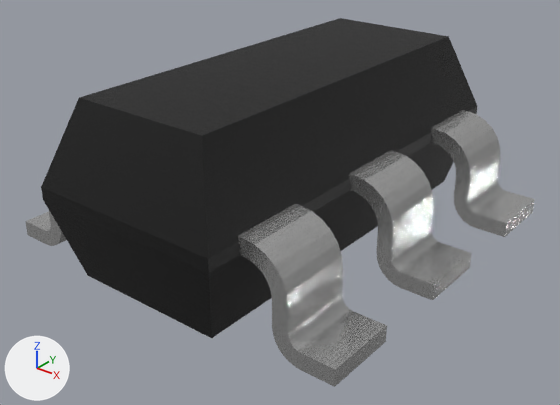
Renders of the Blender file blender-models/tsot23-6/TSOT23-6.blend from each side of a commit.
The view is the same before and after, from a 50 mm lens placed at (2.9, -3.63, 2.39), pointed at (0.12, -0.15, 0.23). Every picture has the same lights, and +X, +Y and +Z are marked at lower left. The older version comes first.

The older version as bpy lines, for what is in view:
```python
me_shape_9_indexedfaceset_025 = bpy.data.meshes.new('SHAPE_9_IndexedFaceSet.025')
me_shape_9_indexedfaceset_025.from_pydata(...)  # 412 vertices, 820 faces; spans x -1.15..1.27, y -1.4..1.39, z 0.0..1.09
# faces by material slot: [76, 744]
me_shape_9_indexedfaceset_025.materials.append(mat_chip_enclosure)
me_shape_9_indexedfaceset_025.materials.append(mat_metal_pins_simple)
ob_shape_9_indexedfaceset = bpy.data.objects.new('SHAPE_9_IndexedFaceSet', me_shape_9_indexedfaceset_025)
ob_shape_9_indexedfaceset.location = (0.0, 0.0, 0.0)
```
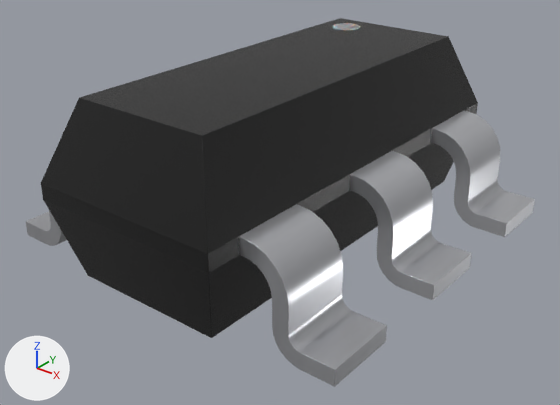
What differs and where, as boxes [x1, y1, x2, y2] in the pictures (560 x 405 px):
```json
{"object": "SHAPE_9_IndexedFaceSet", "change": "reshaped", "before": [25, 18, 535, 387], "after": [26, 18, 535, 387]}
{"part": 1, "of": "me_shape_9_indexedfaceset_025", "change": "added", "after": [332, 23, 360, 30]}
{"part": 2, "of": "me_shape_9_indexedfaceset_025", "change": "built on", "before": [41, 38, 477, 273], "after": [41, 37, 478, 273]}
{"part": 3, "of": "me_shape_9_indexedfaceset_025", "change": "recoloured", "before": [48, 133, 477, 387], "after": [48, 133, 477, 387]}
```

The change, as JSON lines over the scene's bpy script:
```json
{"op": "add", "block": "mat_white_markings", "code": ["mat_white_markings = bpy.data.materials.new('white_markings')", "# nodes: BsdfPrincipled, Bump, Mapping, Mix, OutputMaterial, TexCoord, TexNoise, ValToRGB", "# colours: grey #8b8b8b, light grey #d0d0d0, grey #898989"]}
{"op": "add", "block": "mat_metal_pins", "code": ["mat_metal_pins = bpy.data.materials.new('metal_pins')", "# nodes: BsdfPrincipled, Bump, Mapping, Mix, OutputMaterial, TexCoord, TexNoise", "# colours: white #f8faff, dark grey #656367"]}
{"op": "add", "block": "mat_plastic_chip", "code": ["mat_plastic_chip = bpy.data.materials.new('plastic_chip')", "# nodes: BsdfPrincipled, Bump, OutputMaterial, TexNoise", "# colours: black #181818"]}
{"block": "me_shape_9_indexedfaceset_025", "where": "# used by ob_shape_9_indexedfaceset; location = (0.0, 0.0, 0.0)"}
{"op": "remove", "block": "me_shape_9_indexedfaceset_025", "code": "me_shape_9_indexedfaceset_025.from_pydata(...)  # 412 vertices, 820 faces; spans x -1.15..1.27, y -1.4..1.39, z 0.0..1.09"}
{"op": "remove", "block": "me_shape_9_indexedfaceset_025", "code": "me_shape_9_indexedfaceset_025.materials.append(mat_chip_enclosure)"}
{"op": "add", "block": "me_shape_9_indexedfaceset_025", "code": "me_shape_9_indexedfaceset_025.from_pydata(...)  # 548 vertices, 1064 faces; spans x -1.15..1.27, y -1.4..1.39, z 0.0..1.1"}
{"block": "me_shape_9_indexedfaceset_025", "change": "me_shape_9_indexedfaceset_025 part 1: a new loose piece, a 32-sided cylinder along z spanning x -0.3..-0.1, y 0.9..1.1, z 0.9..1.1, in mat_white_markings"}
{"block": "me_shape_9_indexedfaceset_025", "change": "me_shape_9_indexedfaceset_025 part 2: 16 vertices removed from x -0.58..0.69, y -1.4..1.39, z 0.58; 88 vertices added at x -0.58..0.69, y -1.4..1.39, z 0.51..0.61"}
{"block": "me_shape_9_indexedfaceset_025", "change": "me_shape_9_indexedfaceset_025 part 3: 190 faces spanning x -1.15..1.27, y -1.18..1.18, z 0.0..0.61 switch from mat_metal_pins_simple to mat_metal_pins"}
{"op": "add", "block": "me_shape_9_indexedfaceset_025", "code": "me_shape_9_indexedfaceset_025.materials.append(mat_plastic_chip)"}
{"op": "add", "block": "me_shape_9_indexedfaceset_025", "code": "me_shape_9_indexedfaceset_025.materials.append(mat_white_markings)"}
```
